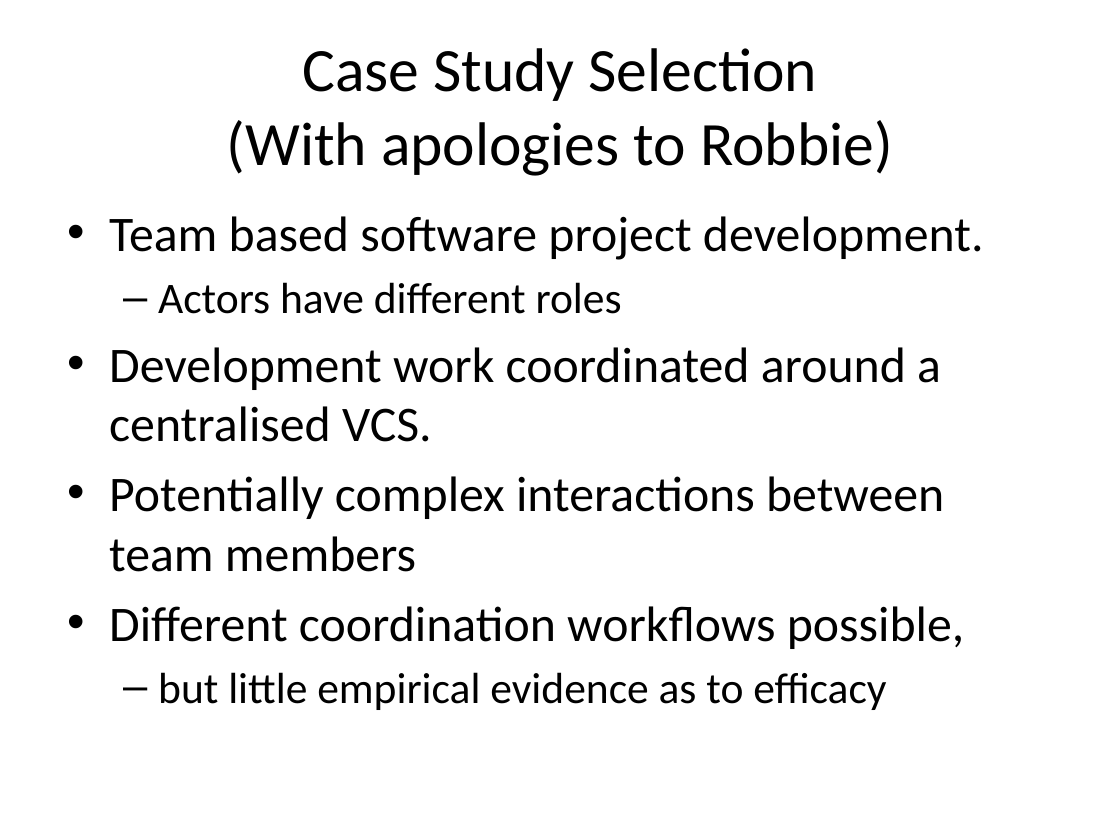
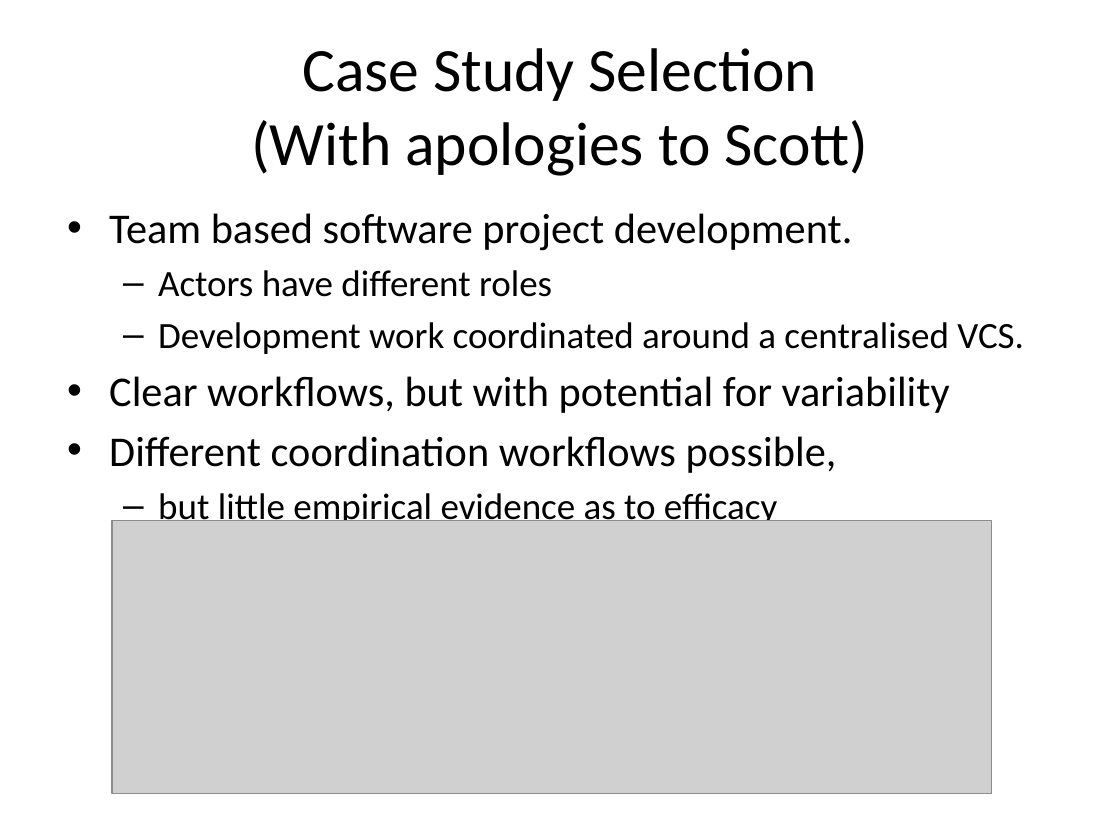
Before and after one commit to probablytom/fuzzi-moss-paper, a slide deck: slide 11 of Presentation.pptx (slide 8 before the commit). Drawn at 1120x840 pixels with LibreOffice and Linux fonts; fonts in the diff are those of the drawing; grey boxes stand for pictures. Boxes give left, top, right and bottom in pixels: in the first picture for what was removed or moved away, otherwise in the second. Text is boxed around its words. In the diff, an @@ line names an element or a change of style, - is before the commit and + after.

```diff
--- a/Presentation.pptx
+++ b/Presentation.pptx
@@ title at bbox=[251, 48, 868, 176]: text changed @@
-Case Study Selection
-(With apologies to Robbie)
+Case Study Selection
+(With apologies to Scott)
@@ text at bbox=[109, 213, 1024, 528]: size 32 to 27.2 pt in "Team based software project development.", "Different coordination workflows possible,"; size 28 to 23.8 pt in "Actors have different roles", "but little empirical evidence as to efficacy"; size 32 to 23.8 pt in "Development work coordinated around a centralised VCS."; bullet • to –; list level 1 to 2 in "Development work coordinated around a ..." @@
@@ text at bbox=[109, 376, 950, 413]: text changed; size 32 to 27.2 pt @@
-• Potentially complex interactions between team members
+• Clear workflows, but with potential for variability
@@ picture added at bbox=[112, 520, 991, 793] @@
```
Also in this commit, not shown: 10 other slides changed, 6 slides added, 1 slide removed.
